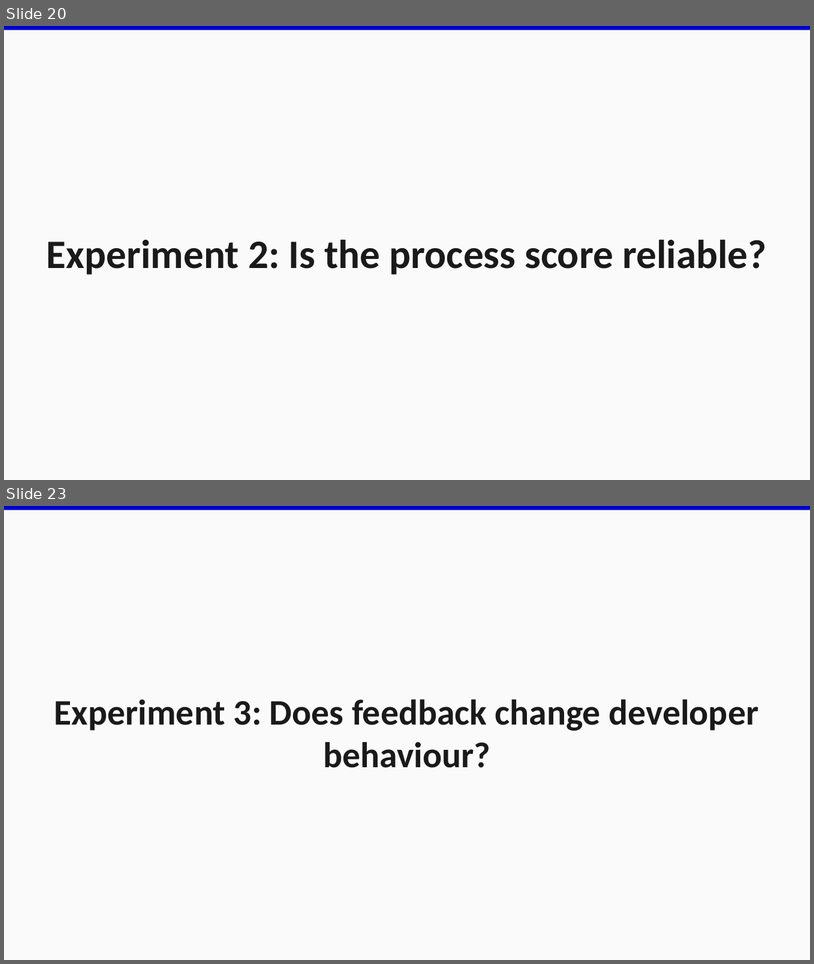
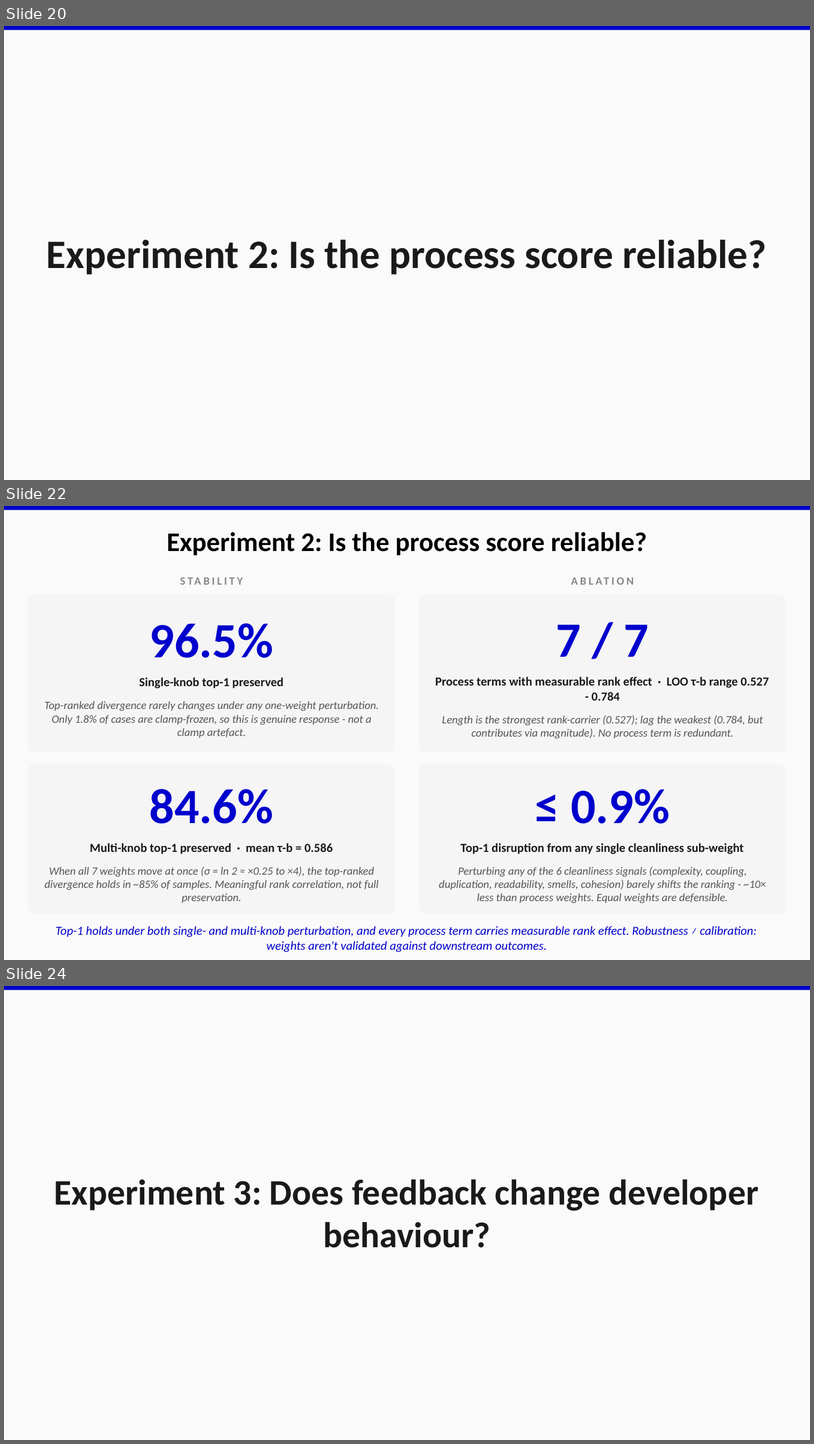
Before and after one commit to EthanHosier/fyp, a slide deck: presentation/slides.pptx. Shown one above the other, each under a label of ours: slides 20 and 23 before the commit, slides 20, 22 and 24 after it; the slides between them are not shown. The pictures are 814x964 and 814x1444 pixels, drawn with LibreOffice and Linux fonts; fonts in the diff are those of the drawing. Boxes give left, top, right and bottom in pixels: in the first picture for what was removed or moved away, otherwise in the second. Text is boxed around its words. In the diff, an @@ line names an element or a change of style, - is before the commit and + after.

Commit message:
feat: add process score reliable slide

```diff
--- a/presentation/slides.pptx
+++ b/presentation/slides.pptx
@@ slide 22 added at [4,506,810,960], background #FAFAFA; not listed: 1 template element that a slide beside it also shows @@
@@ text added at [167,532,647,555], 24 pt, text #000000, bold @@
+Experiment 2: Is the process score reliable?
@@ text added at [28,571,395,591], 10 pt, text #888888, bold @@
+STABILITY
@@ text added at [419,571,786,591], 10 pt, text #888888, bold @@
+ABLATION
@@ rounded rectangle added at [28,595,395,752], fill #F5F5F5 @@
@@ rounded rectangle added at [419,595,786,752], fill #F5F5F5 @@
@@ text added at [44,623,379,738], 10 pt, text #555555, italic @@
+96.5%
+Single-knob top-1 preserved
+Top-ranked divergence rarely changes under any one-weight perturbation. Only 1.8% of cases are clamp-frozen, so this is genuine response - not a clamp artefact.
@@ text added at [435,624,769,738], 10 pt, text #555555, italic @@
+7 / 7
+Process terms with measurable rank effect · LOO τ-b range 0.527 - 0.784
+Length is the strongest rank-carrier (0.527); lag the weakest (0.784, but contributes via magnitude). No process term is redundant.
@@ rounded rectangle added at [28,764,395,913], fill #F5F5F5 @@
@@ rounded rectangle added at [419,764,786,913], fill #F5F5F5 @@
@@ text added at [45,789,379,903], 10 pt, text #555555, italic @@
+84.6%
+Multi-knob top-1 preserved · mean τ-b = 0.586
+When all 7 weights move at once (σ = ln 2 ≈ ×0.25 to ×4), the top-ranked divergence holds in ~85% of samples. Meaningful rank correlation, not full preservation.
@@ text added at [439,789,766,903], 10 pt, text #555555, italic @@
+≤ 0.9%
+Top-1 disruption from any single cleanliness sub-weight
+Perturbing any of the 6 cleanliness signals (complexity, coupling, duplication, readability, smells, cohesion) barely shifts the ranking - ~10× less than process weights. Equal weights are defensible.
@@ text added at [56,925,757,952], 11 pt, text #0000CD, italic @@
+Top-1 holds under both single- and multi-knob perturbation, and every process term carries measurable rank effect. Robustness ≠ calibration: weights aren't validated against downstream outcomes.
@@ what was slide 23 is now slide 24 @@
```
Also in this commit, not shown: 4 slides changed, 2 other files.
